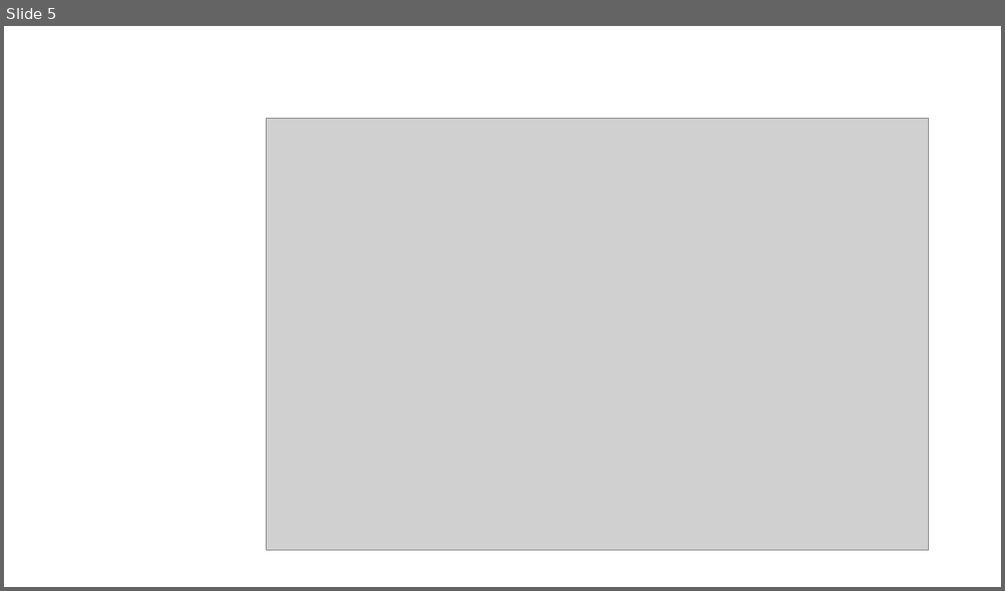
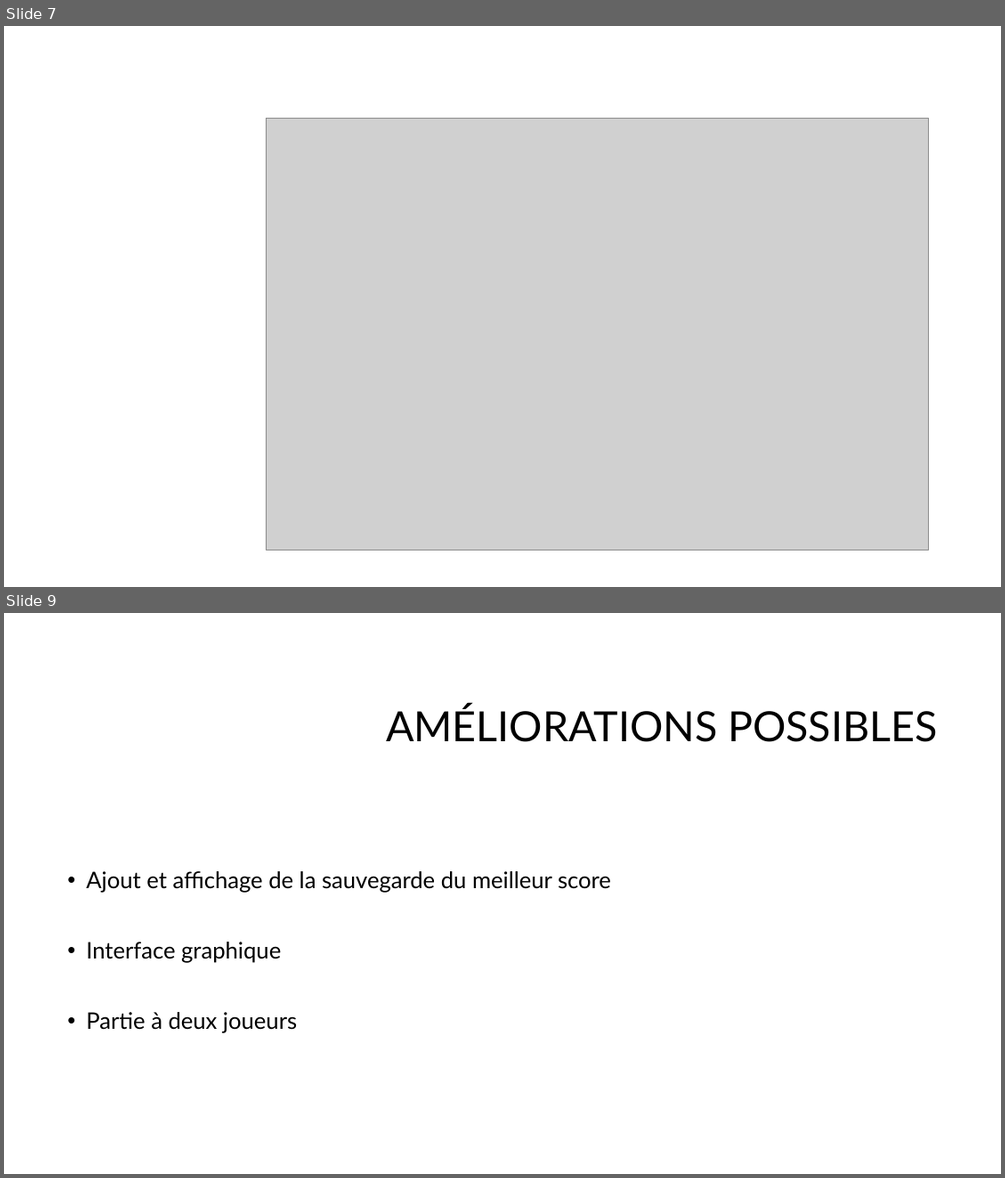
Before and after one commit to Elvonnia/Runner, a slide deck: runner.pptx. Shown one above the other, each under a label of ours: slide 5 before the commit, slides 7 and 9 after it; the slides between them are not shown. The pictures are 1005x591 and 1005x1178 pixels, drawn with LibreOffice and Linux fonts; fonts in the diff are those of the drawing; grey boxes stand for pictures; background and template pictures are left out. Boxes give left, top, right and bottom in pixels: in the first picture for what was removed or moved away, otherwise in the second. Text is boxed around its words. In the diff, an @@ line names an element or a change of style, - is before the commit and + after.

```diff
--- a/runner.pptx
+++ b/runner.pptx
@@ slide 9 added at bbox=[4, 613, 1001, 1174], background #FFFFFF @@
@@ title added at bbox=[386, 706, 937, 742], 40 pt, text #000000 @@
+AMÉLIORATIONS POSSIBLES
@@ text added at bbox=[86, 871, 611, 1033], 22 pt, text #000000 @@
+• Ajout et affichage de la sauvegarde du meilleur score
+• Interface graphique
+• Partie à deux joueurs
@@ what was slide 5 is now slide 7 @@
```
Also in this commit, not shown: 1 slide changed, 3 other slides added.
